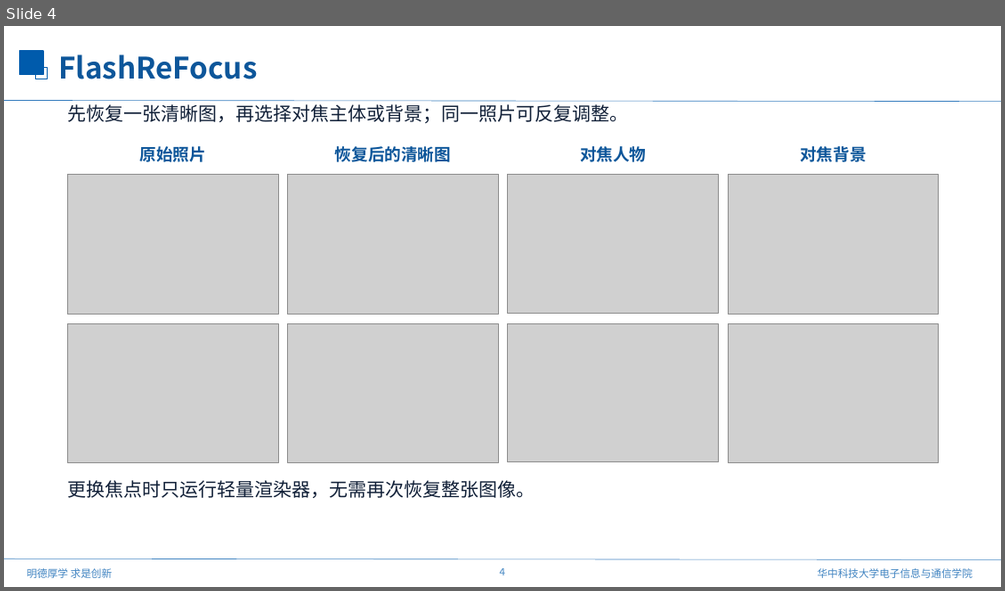
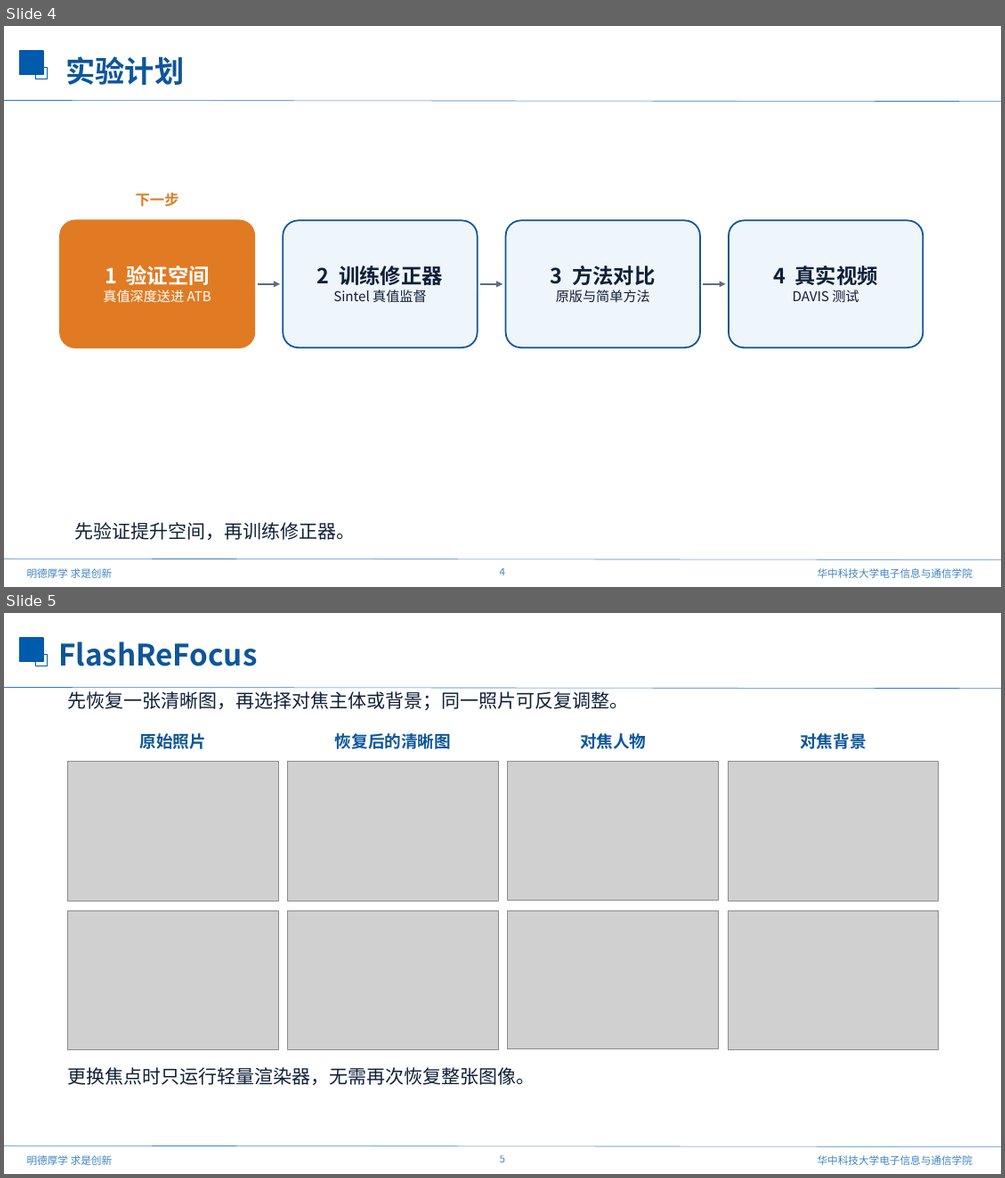
Before and after one commit to mengmcy1/OPPO-depth-guided-video-bokeh, a slide deck: 汇报/2026-10-23_ATB进展与FlashReFocus/FlashReFocus_论文介绍_1023.pptx. Shown one above the other, each under a label of ours: slide 4 before the commit, slides 4 and 5 after it. The pictures are 1005x591 and 1005x1178 pixels, drawn with LibreOffice and Linux fonts; fonts in the diff are those of the drawing; grey boxes stand for pictures; background and template pictures are left out. Boxes give left, top, right and bottom in pixels: in the first picture for what was removed or moved away, otherwise in the second. Text is boxed around its words. In the diff, an @@ line names an element or a change of style, - is before the commit and + after.

```diff
--- a/汇报/2026-10-23_ATB进展与FlashReFocus/FlashReFocus_论文介绍_1023.pptx
+++ b/汇报/2026-10-23_ATB进展与FlashReFocus/FlashReFocus_论文介绍_1023.pptx
@@ slide 4 added at [4,26,1001,587], background #FFFFFF; not listed: 7 template elements that a slide beside it also shows @@
@@ text added at [66,56,185,85], 28.5 pt, text #0D569A, bold @@
+实验计划
@@ text added at [136,192,179,207], 14 pt, text #E07B24, bold @@
+下一步
@@ rounded rectangle added at [60,220,254,347], fill #E07B24, outline #E07B24 1.5 pt, 13 pt, text #FFFFFF @@
+1 验证空间
+真值深度送进 ATB
@@ rounded rectangle added at [283,220,477,347], fill #EEF5FB, outline #0D569A 1.5 pt, 13 pt, text #101F37 @@
+2 训练修正器
+Sintel 真值监督
@@ rounded rectangle added at [506,220,700,347], fill #EEF5FB, outline #0D569A 1.5 pt, 13 pt, text #101F37 @@
+3 方法对比
+原版与简单方法
@@ rounded rectangle added at [728,220,923,347], fill #EEF5FB, outline #0D569A 1.5 pt, 13 pt, text #101F37 @@
+4 真实视频
+DAVIS 测试
@@ arrow added from (258, 284) to (280, 284), #5B6D82 2 pt @@
@@ arrow added from (480, 284) to (502, 284), #5B6D82 2 pt @@
@@ arrow added from (704, 284) to (726, 284), #5B6D82 2 pt @@
@@ text added at [75,522,356,540], 18 pt, text #101F37 @@
+先验证提升空间，再训练修正器。
@@ what was slide 4 is now slide 5 @@
@@ page number at [500,1155,505,1162]: text changed @@
-4
+5
```
Also in this commit, not shown: 3 other slides added, 3 slides removed, 2 other files.
